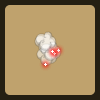
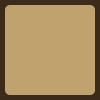
Before/after of a (100, 100) layered artwork. What changed in the layer stack:
hid "Layer 3" over left=34, top=31, right=95, bottom=95
hid "Layer 2" over left=0, top=10, right=100, bottom=100
hid "Layer 1" over left=0, top=0, right=100, bottom=100
